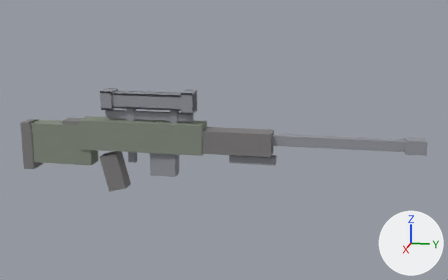
The glTF model art/weapons/dmr.glb, before and after one commit.
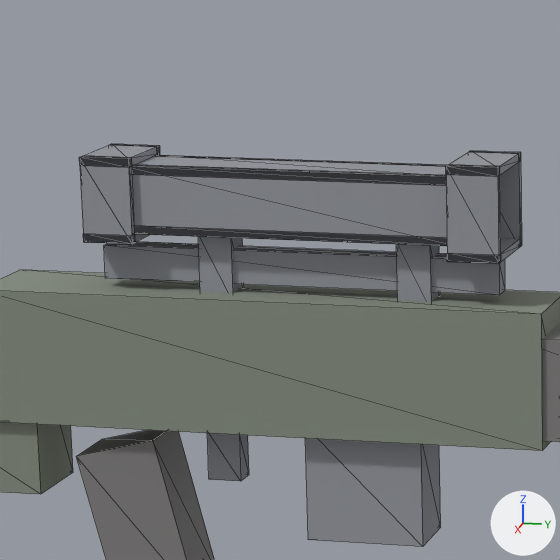
Old and new are each drawn whole from a 50 mm camera at (1.551, 0.593, 0.536) aimed at (-0.007, 0.281, 0.146) and again close up on the part from 18% to 46% of the width and 20% to 64% of the height. Every picture has the same lights, and +X, +Y and +Z are marked at lower right. The last two pictures show the newer version. The close-ups show mesh edges as thin lines. Vertices at exactly the same position are counted once.

Before the edit, the objects in view are built like this:
```python
me_weapon_dmr = bpy.data.meshes.new('weapon.dmr')
me_weapon_dmr.from_pydata(...)  # 208 vertices, 348 faces; spans x -0.03..0.03, y -0.28..0.79, z -0.008..0.273
me_weapon_dmr.materials.append(mat_opaque)
ob_weapon_dmr = bpy.data.objects.new('weapon.dmr', me_weapon_dmr)
ob_weapon_dmr.location = (0.0, 0.0, 0.0)
```
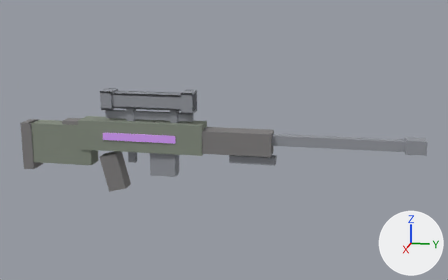
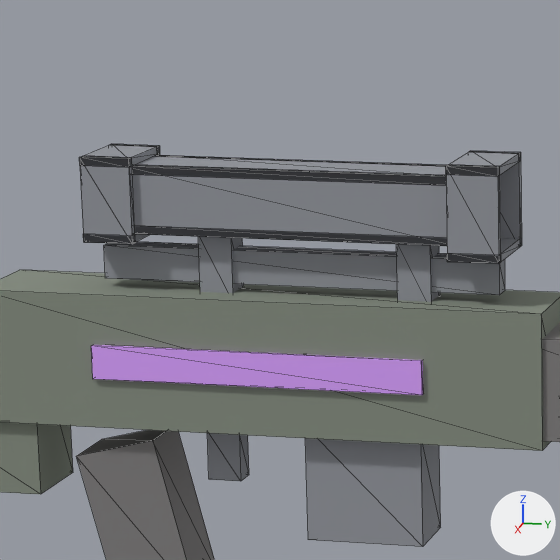
What changed in the scene script:
```text
Change me_weapon_dmr:
    used by ob_weapon_dmr; location = (0.0, 0.0, 0.0)
    remove me_weapon_dmr.from_pydata(...)  # 208 vertices, 348 faces; spans x -0.03..0.03, y -0.28..0.79, z -0.008..0.273
    add me_weapon_dmr.from_pydata(...)  # 216 vertices, 360 faces; spans x -0.03..0.033, y -0.28..0.79, z -0.008..0.273
    me_weapon_dmr part 1: a new loose piece, a box spanning x 0.029..0.033, y -0.04..0.16, z 0.14..0.16, in mat_opaque
```

Pixel boxes [x1, y1, x2, y2] of what changed, in the close-ups (560 x 560 px):
part 1 of me_weapon_dmr, added (purple): after [91, 345, 423, 395]
